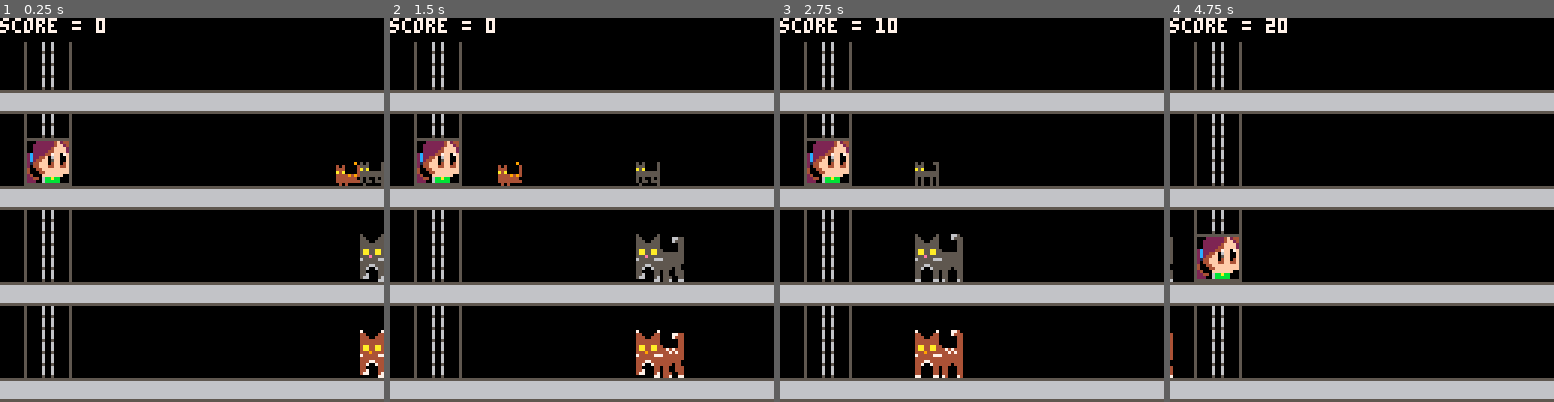
Above: before the commit, frames 1-4 (left to right).
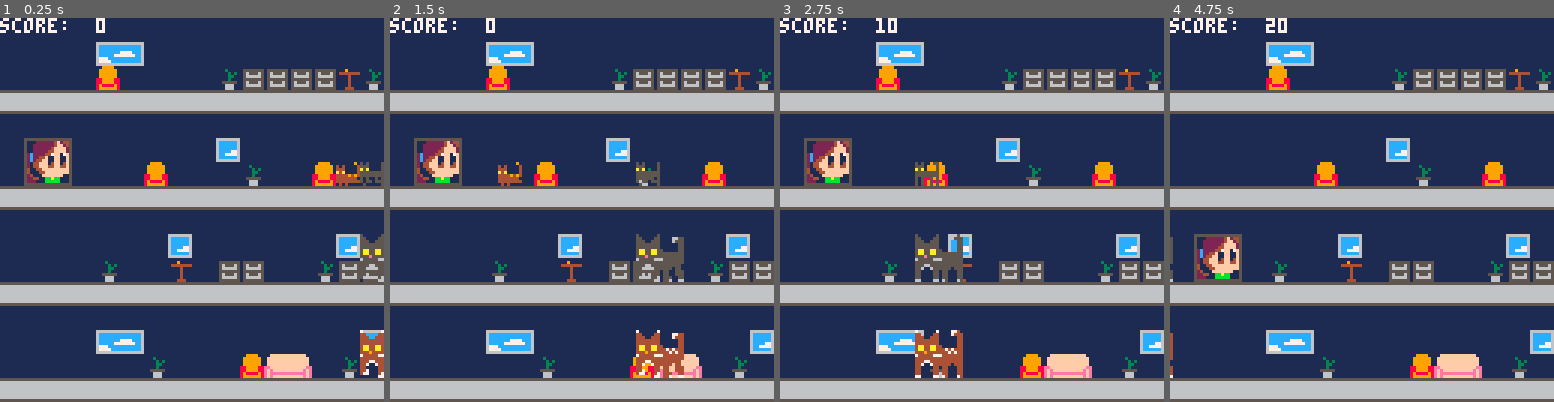
Above: after the commit, the same moments.

Repository: leonardost/cat-catcher-0
Game: PICO-8 cartridge cat_catcher_0.p8
The game is run twice, just before and just after one commit, with the same random seed, the same clock (stepped at 60 frames per second) and the same inputs.
Inputs:
- Up to frame 1 (0.25 s): no input
- Up to frame 2 (1.5 s): tap O (Z key) at 0.7 s
- Up to frame 3 (2.75 s): hold Right 1.6-2.1 s; tap O (Z key) at 1.7, 2.1, 2.5 s; hold Up 2.15-2.42 s; hold Right from 2.47 s (still down)
- Up to frame 4 (4.75 s): tap O (Z key) every 0.4 s from 2.9 to 4.5 s; release Right at 3.03 s; hold Left 3.08-3.58 s; hold Down 3.63-3.97 s; hold Right 4.02-4.68 s; hold Up from 4.73 s (still down)

The runs differ from the first frame. In frame 1, 72% of the frame differs, in the area x 0-100%, y 0-94%; in frame 2, 71%; in frame 3, 71%; in frame 4, 73%.

Commit message:
Implement cat catching net, start fleshing out stage 1's scenario

Diff:
--- a/cat_catcher_0.p8
+++ b/cat_catcher_0.p8
@@ -14,7 +14,7 @@
 
   try to not let any cat escape!
   when they come close to you,
-  press ❎ to capture them.
+  press 🅾️ to capture them.
   be careful with the big ones,
   though! they are harder to
   catch.
@@ -25,10 +25,13 @@
   -- actors can have .draw()
   -- and/or .update() methods
   actors = {}
+  is_catching = false
+  catching_t = 0
 
   current_floor = 0
   score = 0
   caught_cats = 0
+
   floor_base_y = 40
 
   cat = cat_actor(0)
@@ -55,6 +58,13 @@
     end
   end
 
+  if is_catching then
+    catching_t += 1
+    if catching_t == 5 then
+      catching_t = 0
+      is_catching = false
+    end
+  end
   if elevator.is_changing_floors() then
     girl.y = elevator.get_y()
   end
@@ -66,7 +76,10 @@
     change_floor(1)
   end
   if btn(🅾️) then
-    catch()
+    if not elevator.is_changing_floors() then
+      catch()
+      is_catching = true
+    end
  	end
 
   --[[
@@ -103,6 +116,7 @@
 end
 
 function catch()
+  sfx(12)
   for actor in all(actors) do
     if
       actor.is_cat
@@ -116,24 +130,31 @@
 end
 
 function _draw()
-  cls()
+  cls(1)
   map(0, 0, 0, 0, 16, 16)
   for gfx in all(actors) do
     if gfx.draw != nil then
       gfx.draw()
     end
   end
-  print("score = " .. score, 0, 0, 7)
+  if is_catching then
+    spr(52, girl.x + 16, girl.y + 8)
+  end
+  print("score:  " .. score, 0, 0, 7)
 end
 
 -->8
-function sprite(w, h, sprites)
+function sprite(w, h, sprites, transparent_color)
   local w = w
   local h = h
   local sprites = sprites
   local self = {}
+  local transparent_color = transparent_color
 
   function self.draw(x, y)
+	   if transparent_color != nil then
+      palt(transparent_color, true)
+    end
     for i = 0, h - 1 do
 	     for j = 0, w - 1 do
 	       spr(
@@ -143,6 +164,7 @@
   	     )
   	   end
   	 end
+    palt()
   end
 
   return self
@@ -198,7 +220,7 @@
   local idle_t = 0
   local floor = 0
 
-  local girl1 = sprite(2, 2, { 20, 21, 36, 37 })
+  local girl1 = sprite(2, 2, { 20, 21, 36, 37 }, 14)
   local animation_idle = animation()
   animation_idle.add_frame(girl1, 30)
   local idle_state = state(
@@ -206,8 +228,8 @@
     animation_idle
   )
 
-  local girl2 = sprite(2, 2, { 22, 23, 38, 39 })
-  local girl3 = sprite(2, 2, { 24, 25, 40, 41 })
+  local girl2 = sprite(2, 2, { 22, 23, 38, 39 }, 14)
+  local girl3 = sprite(2, 2, { 24, 25, 40, 41 }, 14)
   local animation_blink = animation()
   animation_blink.add_frame(girl2, 2)
   animation_blink.add_frame(girl3, 5)
@@ -217,8 +239,8 @@
     animation_blink
   )
 
-  local girl4 = sprite(2, 2, { 26, 27, 42, 43 })
-  local girl5 = sprite(2, 2, { 28, 29, 44, 45 })
+  local girl4 = sprite(2, 2, { 26, 27, 42, 43 }, 14)
+  local girl5 = sprite(2, 2, { 28, 29, 44, 45 }, 14)
   animation_yawn = animation()
   animation_yawn.add_frame(girl2, 5)
   animation_yawn.add_frame(girl3, 20)
@@ -232,7 +254,7 @@
     animation_yawn
   )
 
-  local girl6 = sprite(2, 2, { 30, 31, 46, 47 })
+  local girl6 = sprite(2, 2, { 30, 31, 46, 47 }, 14)
   animation_walk = animation()
   animation_walk.add_frame(girl6, 5)
   animation_walk.add_frame(girl1, 5)
@@ -735,20 +757,20 @@
 
 __map__
 0000000000000000000000000000000000000000000000000000000000000000000000000000000000000000000000000000000000000000000000000000000000000000000000000000000000000000000000000000000000000000000000000000000000000000000000000000000000000000000000000000000000000000
-0048490000000000000000000000000000000000000000000000000000000000000000000000000000000000000000000000000000000000000000000000000000000000000000000000000000000000000000000000000000000000000000000000000000000000000000000000000000000000000000000000000000000000
-0048490000000000000000000000000000000000000000000000000000000000000000000000000000000000000000000000000000000000000000000000000000000000000000000000000000000000000000000000000000000000000000000000000000000000000000000000000000000000000000000000000000000000
+000000004d4e0000000000000000000000000000000000000000000000000000000000000000000000000000000000000000000000000000000000000000000000000000000000000000000000000000000000000000000000000000000000000000000000000000000000000000000000000000000000000000000000000000
+0000000048000000004b494949494a4b00000000000000000000000000000000000000000000000000000000000000000000000000000000000000000000000000000000000000000000000000000000000000000000000000000000000000000000000000000000000000000000000000000000000000000000000000000000
 0606060606060606060606060606060600000000000000000000000000000000000000000000000000000000000000000000000000000000000000000000000000000000000000000000000000000000000000000000000000000000000000000000000000000000000000000000000000000000000000000000000000000000
-0048490000000000000000000000000000000000000000000000000000000000000000000000000000000000000000000000000000000000000000000000000000000000000000000000000000000000000000000000000000000000000000000000000000000000000000000000000000000000000000000000000000000000
-0048490000000000000000000000000000000000000000000000000000000000000000000000000000000000000000000000000000000000000000000000000000000000000000000000000000000000000000000000000000000000000000000000000000000000000000000000000000000000000000000000000000000000
-0048490000000000000000000000000000000000000000000000000000000000000000000000000000000000000000000000000000000000000000000000000000000000000000000000000000000000000000000000000000000000000000000000000000000000000000000000000000000000000000000000000000000000
+0000000000000000000000000000000000000000000000000000000000000000000000000000000000000000000000000000000000000000000000000000000000000000000000000000000000000000000000000000000000000000000000000000000000000000000000000000000000000000000000000000000000000000
+0000000000000000004c00000000000000000000000000000000000000000000000000000000000000000000000000000000000000000000000000000000000000000000000000000000000000000000000000000000000000000000000000000000000000000000000000000000000000000000000000000000000000000000
+000000000000480000004b000048000000000000000000000000000000000000000000000000000000000000000000000000000000000000000000000000000000000000000000000000000000000000000000000000000000000000000000000000000000000000000000000000000000000000000000000000000000000000
 0606060606060606060606060606060600000000000000000000000000000000000000000000000000000000000000000000000000000000000000000000000000000000000000000000000000000000000000000000000000000000000000000000000000000000000000000000000000000000000000000000000000000000
-0048490000000000000000000000000000000000000000000000000000000000000000000000000000000000000000000000000000000000000000000000000000000000000000000000000000000000000000000000000000000000000000000000000000000000000000000000000000000000000000000000000000000000
-0048490000000000000000000000000000000000000000000000000000000000000000000000000000000000000000000000000000000000000000000000000000000000000000000000000000000000000000000000000000000000000000000000000000000000000000000000000000000000000000000000000000000000
-0048490000000000000000000000000000000000000000000000000000000000000000000000000000000000000000000000000000000000000000000000000000000000000000000000000000000000000000000000000000000000000000000000000000000000000000000000000000000000000000000000000000000000
+0000000000000000000000000000000000000000000000000000000000000000000000000000000000000000000000000000000000000000000000000000000000000000000000000000000000000000000000000000000000000000000000000000000000000000000000000000000000000000000000000000000000000000
+000000000000004c0000000000004c0000000000000000000000000000000000000000000000000000000000000000000000000000000000000000000000000000000000000000000000000000000000000000000000000000000000000000000000000000000000000000000000000000000000000000000000000000000000
+000000004b00004a00494900004b494900000000000000000000000000000000000000000000000000000000000000000000000000000000000000000000000000000000000000000000000000000000000000000000000000000000000000000000000000000000000000000000000000000000000000000000000000000000
 0606060606060606060606060606060600000000000000000000000000000000000000000000000000000000000000000000000000000000000000000000000000000000000000000000000000000000000000000000000000000000000000000000000000000000000000000000000000000000000000000000000000000000
-0048490000000000000000000000000000000000000000000000000000000000000000000000000000000000000000000000000000000000000000000000000000000000000000000000000000000000000000000000000000000000000000000000000000000000000000000000000000000000000000000000000000000000
-0048490000000000000000000000000000000000000000000000000000000000000000000000000000000000000000000000000000000000000000000000000000000000000000000000000000000000000000000000000000000000000000000000000000000000000000000000000000000000000000000000000000000000
-0048490000000000000000000000000000000000000000000000000000000000000000000000000000000000000000000000000000000000000000000000000000000000000000000000000000000000000000000000000000000000000000000000000000000000000000000000000000000000000000000000000000000000
+0000000000000000000000000000000000000000000000000000000000000000000000000000000000000000000000000000000000000000000000000000000000000000000000000000000000000000000000000000000000000000000000000000000000000000000000000000000000000000000000000000000000000000
+000000004d4e0000000000000000004c00000000000000000000000000000000000000000000000000000000000000000000000000000000000000000000000000000000000000000000000000000000000000000000000000000000000000000000000000000000000000000000000000000000000000000000000000000000
+0000000000004b000000485859004b0000000000000000000000000000000000000000000000000000000000000000000000000000000000000000000000000000000000000000000000000000000000000000000000000000000000000000000000000000000000000000000000000000000000000000000000000000000000
 0606060606060606060606060606060600000000000000000000000000000000000000000000000000000000000000000000000000000000000000000000000000000000000000000000000000000000000000000000000000000000000000000000000000000000000000000000000000000000000000000000000000000000
 
 
Not shown, changed: 36 lines of the sprite sheet (__gfx__) section of cat_catcher_0.p8
Not shown, changed: the sound effects (__sfx__) section of cat_catcher_0.p8
